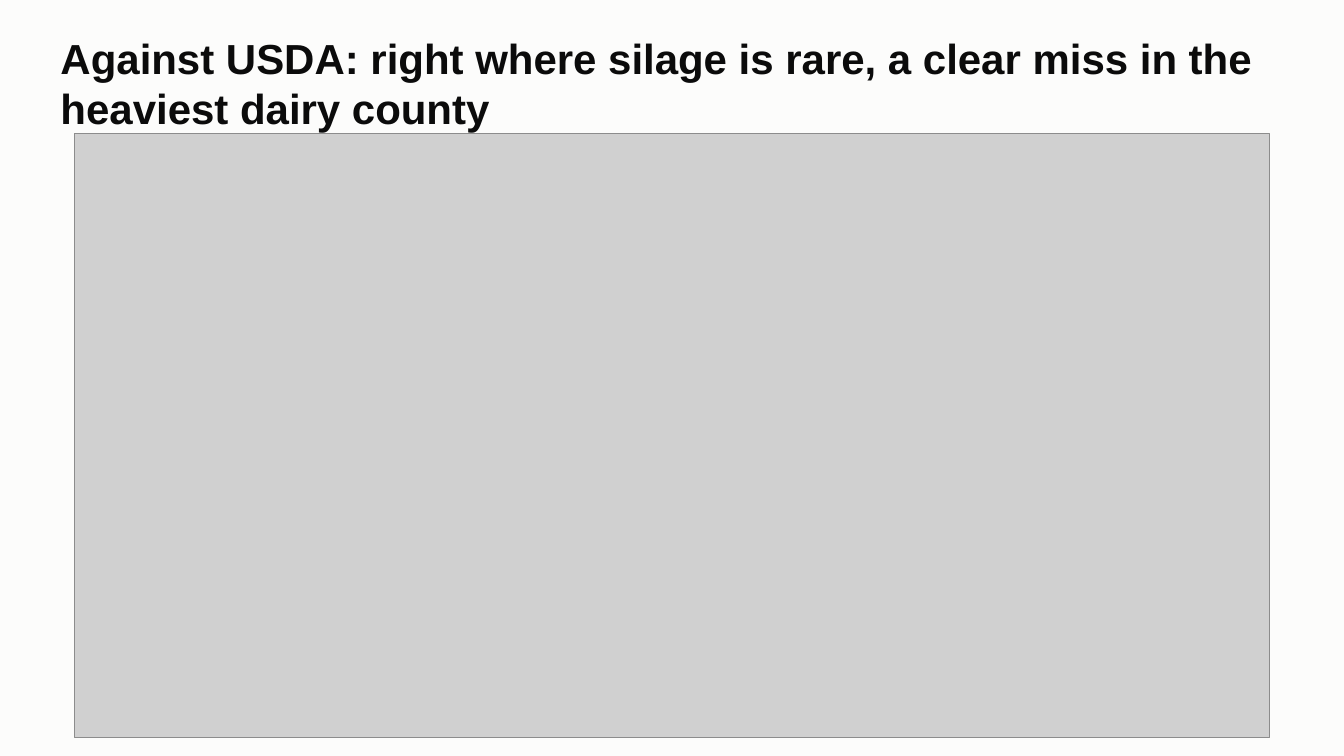
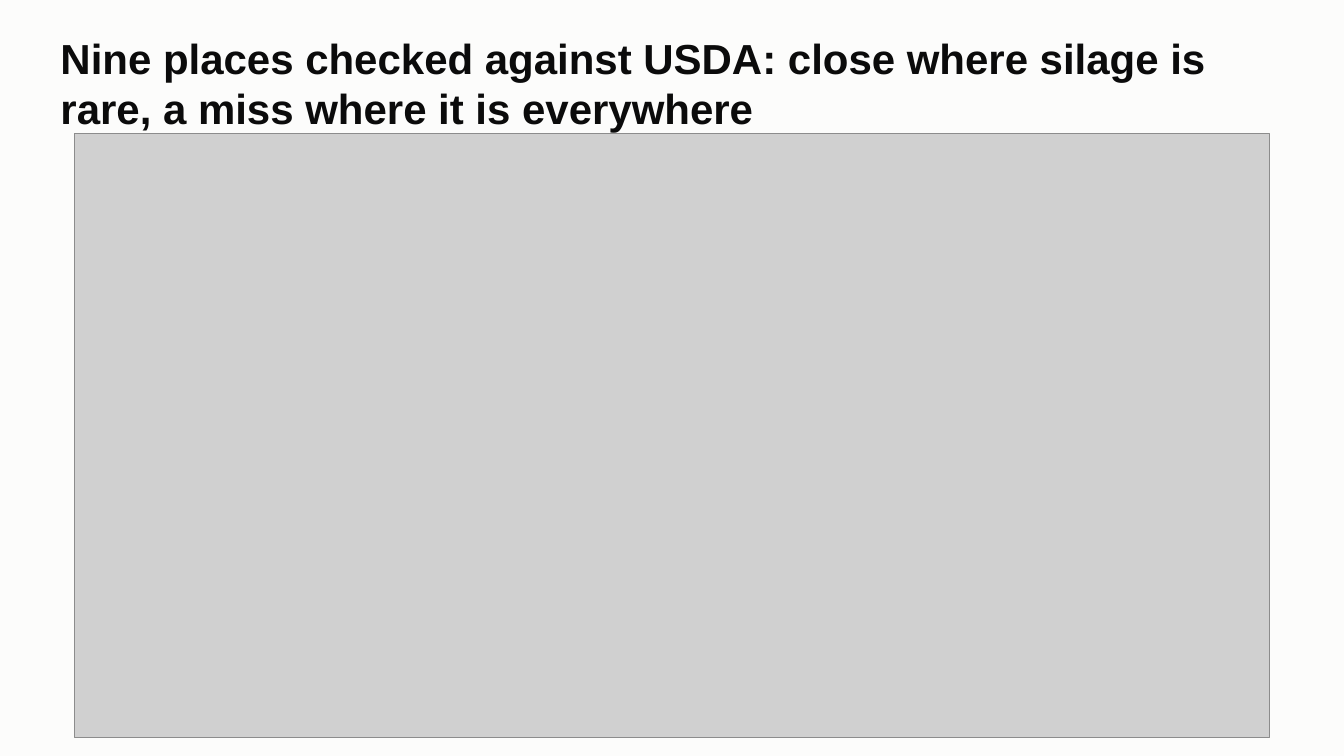
Before and after one commit to ChenSiyun1234/FieldVision, a slide deck: slide 6 of handoff/presentation/FieldVision_model_story.pptx (slide 5 before the commit). Drawn at 1344x756 pixels with LibreOffice and Linux fonts; fonts in the diff are those of the drawing; grey boxes stand for pictures. Boxes give left, top, right and bottom in pixels: in the first picture for what was removed or moved away, otherwise in the second. Text is boxed around its words. In the diff, an @@ line names an element or a change of style, - is before the commit and + after.

Commit message:
Deck retold for the judges: nine story slides and detail slides to pick from, Marathon's cause, a one-minute spoken version

```diff
--- a/handoff/presentation/FieldVision_model_story.pptx
+++ b/handoff/presentation/FieldVision_model_story.pptx
@@ title at bbox=[60, 43, 1205, 133]: text changed @@
-Against USDA: right where silage is rare, a clear miss in the heaviest dairy county
+Nine places checked against USDA: close where silage is rare, a miss where it is everywhere
```
Also in this commit, not shown: 9 other slides changed, 9 slides added, 5 slides removed, 2 other files.
